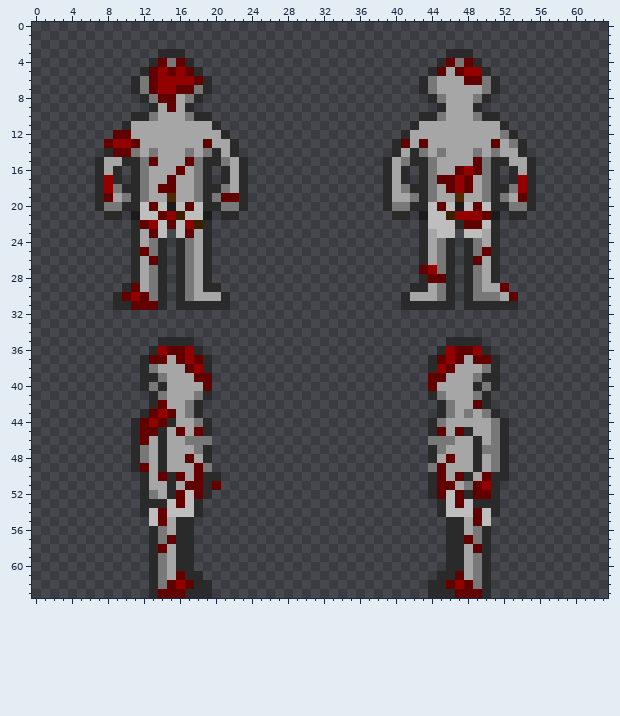
Edited in one commit: pixel-art sprite (code/modules/unit_tests/screenshots/screenshot_husk_body.png). The picture above is the old version.
The file is 64x64 pixels. Colours within 5 levels of each other are drawn and written as one.
After:
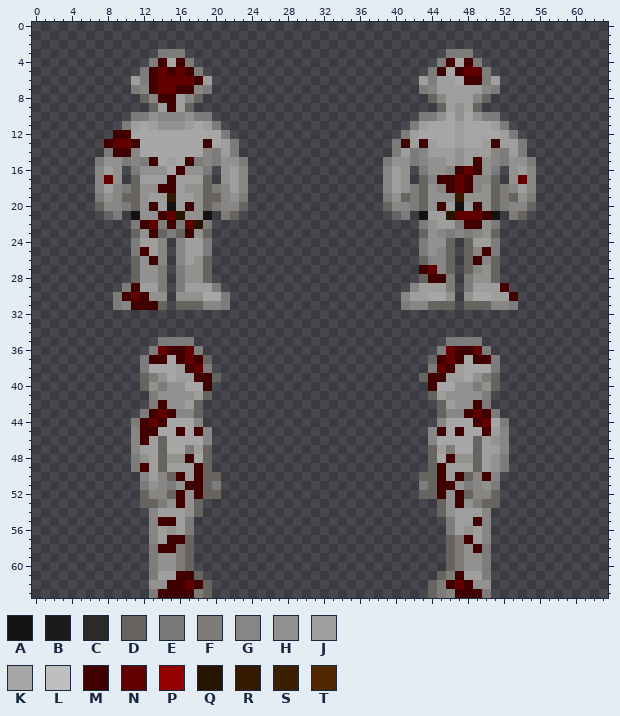
Palette (. is transparent): A #121212  B #1b1b1b  C #2a2a2a  D #676460  E #787878  F #7e7c7a  G #888685  H #91918f  J #9e9e9d  K #a6a6a6  L #bebebe  M #400000  N #620000  P #930000  Q #271400  R #351a00  S #3c1e00  T #512800
The edit:
Changed rows in their new state; - is an unchanged pixel.
first column x 7:
 3 -------FFF-----------------------------FFF-------
 4 ------FMKMF---------------------------FMKMF------
 5 -----FMNMNMF-------------------------FM-MNNF-----
 6 ----JFMNNNNMJ-----------------------JFJJ-MMFJ----
 7 ----FGMNNMMGF-----------------------FGJJJJJGF----
 8 -----DGMMJGD-------------------------DGJJJGD-----
 9 ------DJMJD---------------------------DJHJD------
10 ----FFHGGGHFF-----------------------FFH-H-HFF----
11 ---FJ-JHHHJ-JF---------------------FJ---J---JF---
12 --MM----------F-------------------FJ----J----JF--
13 -MNNM-------M-JF-----------------FMJMJ--J--JMJJF-
14 -FMMG-K---K-GFJF-----------------FJFGJJJHJJJGFJF-
15 FHHFGFM-J-MFGFHHF---------------FHHFGHHJHJMHGFHHF
16 GJH-FHHH-MHHF-HJG---------------GJH-FHHGMNMHF-HJG
17 GNH-DJJJMJJJD-HJG---------------GJH-DGMMNMGGD-HNG
18 GJGFDHHMMJHHDFGJG---------------GJHFDHGMNMGHDFGJG
19 FHGDDHJJRJJHDDGHF---------------FHDFDHHHRHHHDFDHF
20 DGGFDHMJAJMHDFGGD---------------DGGFDHMJAJMHDFGGD
21 -DF-AHHMNQHHA-FD-----------------DF-AJJQNNNMA-FD-
22 ----FMNFMFNQF-----------------------FHJJFMMHF----
23 ----DHMDFDMHD-----------------------DHGFGFGHD----
24 ----FJJG-GJJF-----------------------FHHD-DJJF----
25 ----FMJG-GJJF-----------------------FHGD-DGMF----
26 ----DHMG-GJHD-----------------------DGGD-DMGD----
27 ----DHHF-FHHD-----------------------MNGD-DGHD----
28 ----DHHF-FHHD-----------------------DMMF-FHHD----
29 ---FMJJF-FJJJF---------------------GJJJF-FJJJM---
30 --FMNMHH-HHH--F-------------------GJJ-KH-HKKJJM--
31 --FGMMMD-DDDGGF-------------------FGGDDD-DDDGGF--
first column x 11:
35 ---FFFF----------------------------FFFF---
36 --FNMMNF--------------------------FNMMNF--
37 -FMM-MNMD------------------------DMNM-MMF-
38 -FK--JMNF------------------------FNMJ--KF-
39 -DFH-JJMMD----------------------DMMJJ-HFD-
40 -DHFHH--M------------------------M--HHFHD-
41 --FHHHHJD------------------------DJHHHHF--
42 --FMHHJD--------------------------DJHHMF--
43 -FMNMGGD--------------------------DGGMNMF-
44 FMNMK--G.------------------------.G---MNKF
45 GMMK-M-MG------------------------GM-MK-MJG
46 GMJD--KKG------------------------GKK--DJHG
47 GJJD--FJD------------------------DJF--DJJG
48 FHJDHHM-D------------------------D-MHHDJHF
49 FMJDJJJMD------------------------DMJJJDJHF
50 -GJGDMJMDD----------------------DDMJMDGMG.
51 -FHGFHMMDF----------------------FDMMHFGHF-
52 -DGGDMHMDD----------------------DDMHMDGGD-
53 -DDFHMHD--------------------------DHMHFDD-
54 -.GJJJHD--------------------------DHJJJG.-
55 --GMMJF----------------------------FJJMG--
56 --GJHJF----------------------------FJHJG--
57 --GJMMD----------------------------DFMJG--
58 --FMMFD----------------------------DFHMF--
59 --FHHFD----------------------------DFHHF--
60 --FHHFD----------------------------DFHHF--
61 --FJJMMD--------------------------DFMJJF--
62 --HHMM-MD------------------------DFMNMHH--
63 --FMMMMFD------------------------DFGMMMF--
Pixel boxes of the changes (left, top, right, bottom) in both pictures:
changed: (95, 49, 248, 598)
changed: (383, 49, 536, 598)
